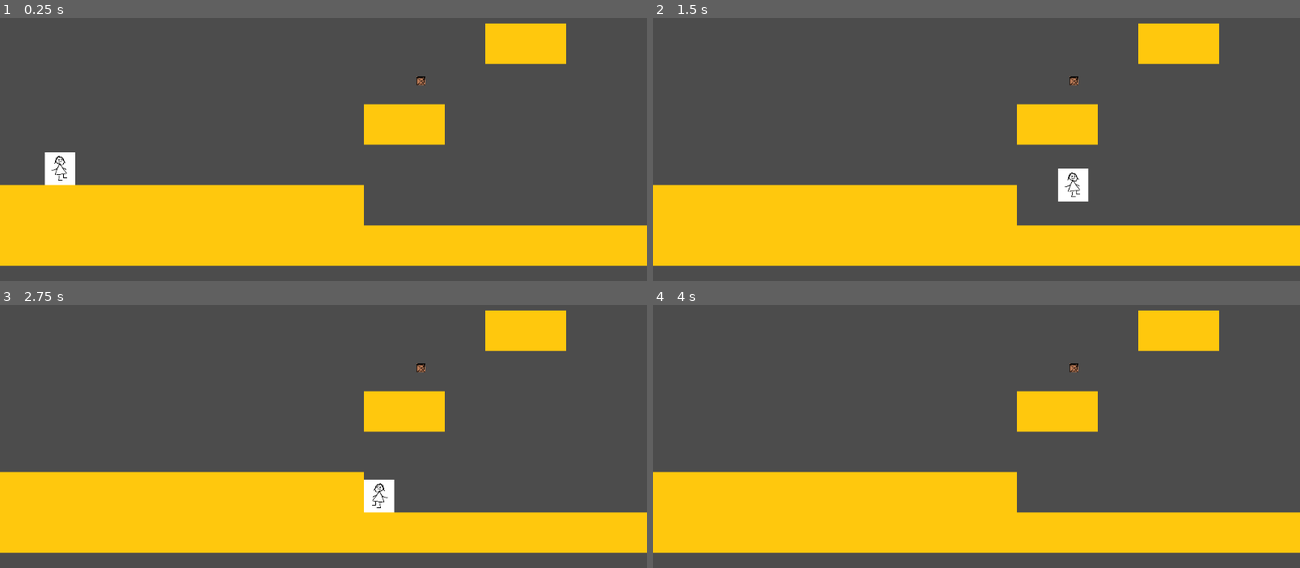
Above: before the commit, frames 1-4 (two rows, left to right).
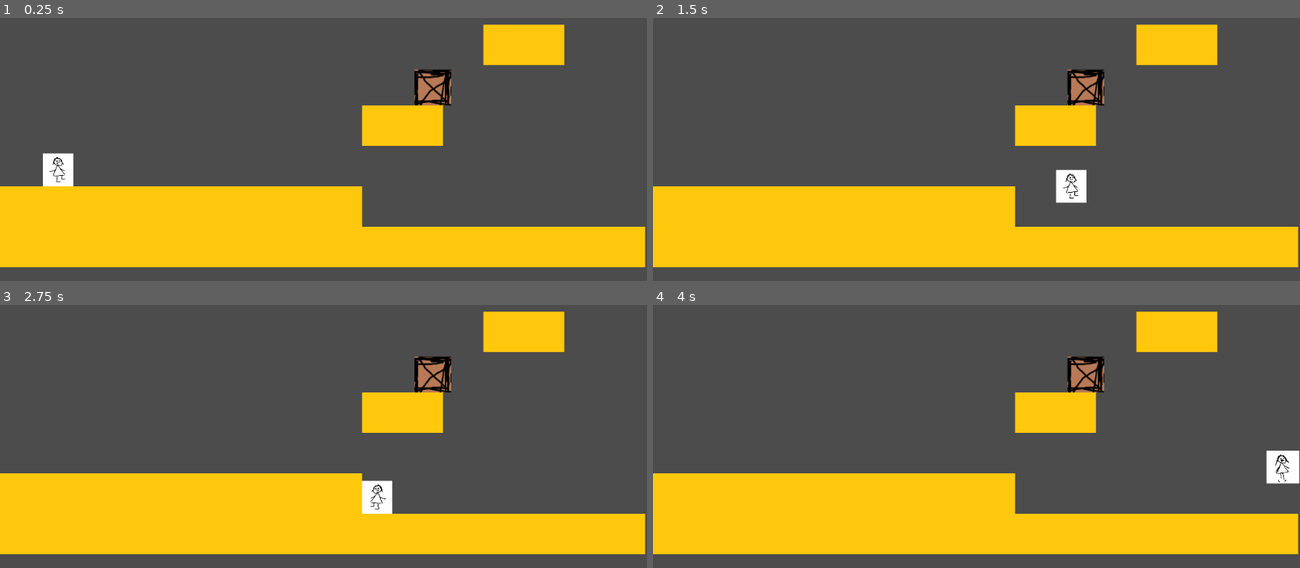
Above: after the commit, the same moments.

Repository: cva21/TPOT
Game: Godot game, scene res://Main.tscn
The game is run twice, just before and just after one commit, with the same random seed, the same clock (stepped at 60 frames per second) and the same inputs. The project has no main scene, so this scene is started directly.
Inputs:
- Up to frame 1 (0.25 s): no input
- Up to frame 2 (1.5 s): tap Enter at 0.5 s; hold Right (move_right) from 0.53 s (still down); tap Up (move_up) at 0.77 s
- Up to frame 3 (2.75 s): tap Up (move_up) at 1.52 s; release Right (move_right) at 2.03 s; hold Left (move_left) from 2.03 s (still down)
- Up to frame 4 (4 s): release Left (move_left) at 2.78 s; hold Right (move_right) from 2.78 s (still down); tap Up (move_up) at 3.02, 3.77 s

The runs differ from the first frame. In frame 1, 2.9% of the frame differs, in the area x 0-100%, y 1-95%; in frame 2, 3.0%; in frame 3, 2.9%; in frame 4, 3.3%.

Commit message:
box fixed

Diff:
--- a/Main.gd
+++ b/Main.gd
@@ -16,5 +16,7 @@
 	$Player.start($StartPosition.position)
 
 # Called every frame. 'delta' is the elapsed time since the previous frame.
-#func _process(delta):
-#	pass
+func _process(delta):
+	if $box.position.y > $Player.position.y:
+		print($Player.position.y)
+		print($box.position.y)
--- a/Main.tscn
+++ b/Main.tscn
@@ -1,17 +1,24 @@
-[gd_scene load_steps=5 format=2]
+[gd_scene load_steps=8 format=2]
 
 [ext_resource path="res://playernew.tscn" type="PackedScene" id=1]
 [ext_resource path="res://box.tscn" type="PackedScene" id=2]
 [ext_resource path="res://Main.gd" type="Script" id=3]
 [ext_resource path="res://new_tileset.tres" type="TileSet" id=4]
 
+[sub_resource type="RectangleShape2D" id=1]
+extents = Vector2( 518, 10 )
+
+[sub_resource type="RectangleShape2D" id=2]
+extents = Vector2( 13.5, 294 )
+
+[sub_resource type="RectangleShape2D" id=3]
+extents = Vector2( 10, 293.5 )
+
 [node name="Main" type="Node"]
 script = ExtResource( 3 )
 
 [node name="StartPosition" type="Position2D" parent="."]
 position = Vector2( 64, 394 )
-
-[node name="box" parent="." instance=ExtResource( 2 )]
 
 [node name="positionbox" type="Position2D" parent="."]
 position = Vector2( 666, 283 )
@@ -22,3 +29,29 @@
 tile_data = PoolIntArray( 196620, 0, 0, 196621, 0, 0, 327689, 0, 0, 327690, 0, 0, 458752, 0, 0, 458753, 0, 0, 458754, 0 …(313 unchanged characters)…
 
 [node name="Player" parent="." instance=ExtResource( 1 )]
+
+[node name="Camera" type="Camera2D" parent="."]
+position = Vector2( 522, 276 )
+current = true
+limit_left = -1
+limit_top = -2
+limit_right = 1027
+limit_bottom = 594
+editor_draw_limits = true
+
+[node name="StaticBody2D" type="StaticBody2D" parent="."]
+
+[node name="CollisionShape2D" type="CollisionShape2D" parent="StaticBody2D"]
+position = Vector2( 511, -1 )
+shape = SubResource( 1 )
+
+[node name="CollisionShape2D2" type="CollisionShape2D" parent="StaticBody2D"]
+position = Vector2( -8.5, 284 )
+shape = SubResource( 2 )
+
+[node name="CollisionShape2D3" type="CollisionShape2D" parent="StaticBody2D"]
+position = Vector2( 1035, 284.5 )
+shape = SubResource( 3 )
+
+[node name="box" parent="." instance=ExtResource( 2 )]
+gravity_scale = 40.0
--- a/box.gd
+++ b/box.gd
@@ -1,6 +1,6 @@
 extends RigidBody2D
 
-
+class_name Crate
 # Declare member variables here. Examples:
 # var a = 2
 # var b = "text"
--- a/box.tscn
+++ b/box.tscn
@@ -4,22 +4,26 @@
 [ext_resource path="res://box.gd" type="Script" id=2]
 
 [sub_resource type="RectangleShape2D" id=1]
-extents = Vector2( 6.9585, 6.8135 )
+extents = Vector2( 28.9585, 28.8135 )
 
 [node name="box" type="RigidBody2D"]
+position = Vector2( 1, 0 )
 collision_mask = 0
-gravity_scale = 0.0
+gravity_scale = 60.0
 script = ExtResource( 2 )
 __meta__ = {
 "_edit_group_": true
 }
 
 [node name="Sprite" type="Sprite" parent="."]
-scale = Vector2( 0.2, 0.2 )
+position = Vector2( 22, 22.15 )
+scale = Vector2( 0.828571, 0.861194 )
 texture = ExtResource( 1 )
 
 [node name="CollisionShape2D" type="CollisionShape2D" parent="."]
-position = Vector2( 0.0414999, 0.1865 )
+position = Vector2( 22.0415, 22.1865 )
 shape = SubResource( 1 )
 
 [node name="VisibilityNotifier2D" type="VisibilityNotifier2D" parent="."]
+position = Vector2( 22.5, 22 )
+scale = Vector2( 2.85, 2.9 )
--- a/playernew.gd
+++ b/playernew.gd
@@ -66,7 +66,13 @@
 	elif is_idling:
 		$AnimatedSprite.stop()
 
-	_velocity = move_and_slide(_velocity, UP_DIRECTION)
+	_velocity = move_and_slide(_velocity, UP_DIRECTION,false,4,0.785398,false)
+
+	for i in get_slide_count():
+		var collision = get_slide_collision(i)
+		#Si es una caja lo movemos
+		if collision.collider is Crate:
+			collision.get_collider().apply_central_impulse(-collision.normal * 50)
 
 
 
--- a/project.godot
+++ b/project.godot
@@ -7,6 +7,16 @@
 ;   param=value ; assign values to parameters
 
 config_version=4
+
+_global_script_classes=[ {
+"base": "RigidBody2D",
+"class": "Crate",
+"language": "GDScript",
+"path": "res://box.gd"
+} ]
+_global_script_class_icons={
+"Crate": ""
+}
 
 [application]
 
